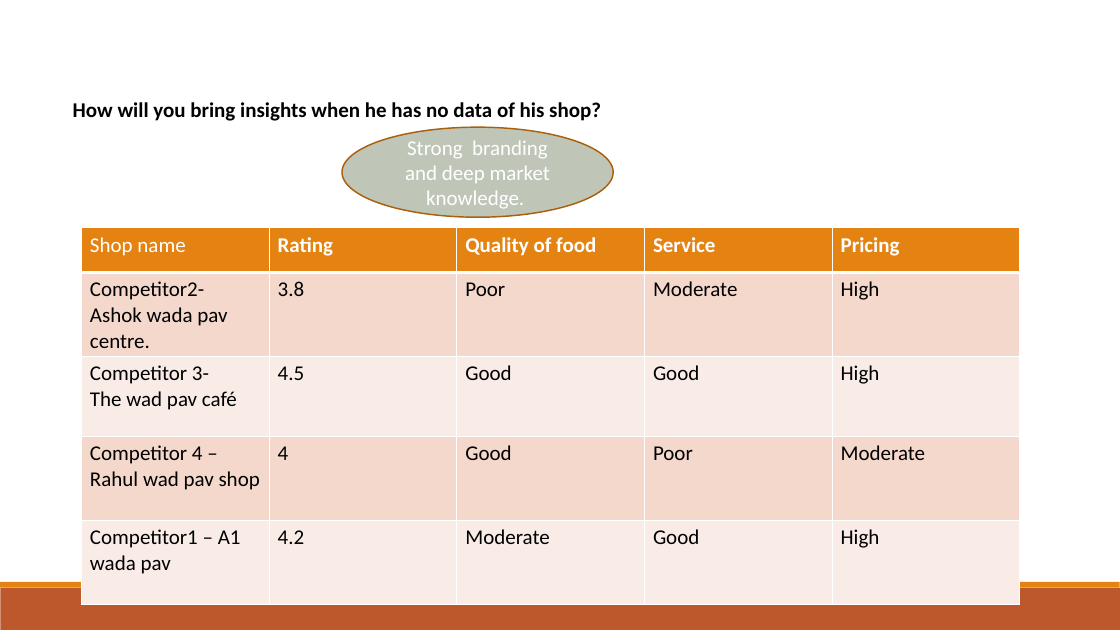
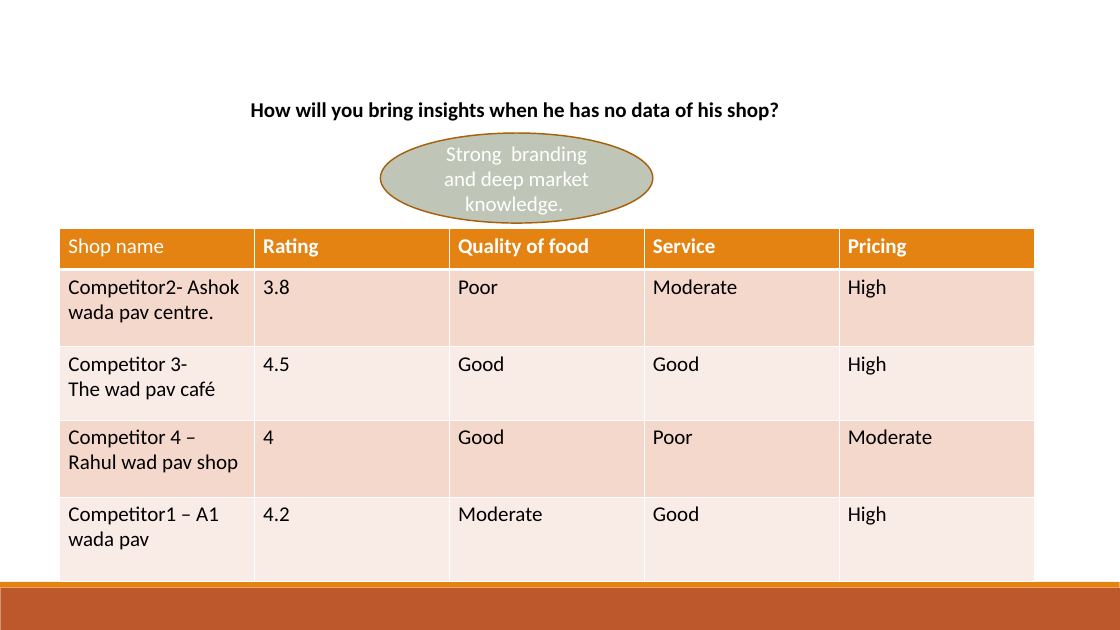
Before and after one commit to varshiniece/use_casestudy_wadapavcentre, a slide deck: slide 5 of CASE STUDY- WADA PAV.pptx. Drawn at 1120x630 pixels with LibreOffice and Linux fonts; fonts in the diff are those of the drawing. Boxes give left, top, right and bottom in pixels: in the first picture for what was removed or moved away, otherwise in the second. Text is boxed around its words. In the diff, an @@ line names an element or a change of style, - is before the commit and + after.

```diff
--- a/CASE STUDY- WADA PAV.pptx
+++ b/CASE STUDY- WADA PAV.pptx
@@ text "How will you bring insights ..." at <box>251,102,779,121</box>: alignment left to centre @@
@@ ellipse "Strong branding and deep market ...": place and size @@
-ellipse "Strong branding and deep market ..." at <box>342,127,613,217</box>
+ellipse "Strong branding and deep market ..." at <box>381,133,653,223</box>
@@ table: place and size @@
-table at <box>82,228,1018,605</box>
+table at <box>60,229,1034,581</box>
```
Also in this commit, not shown: 5 other slides changed.
